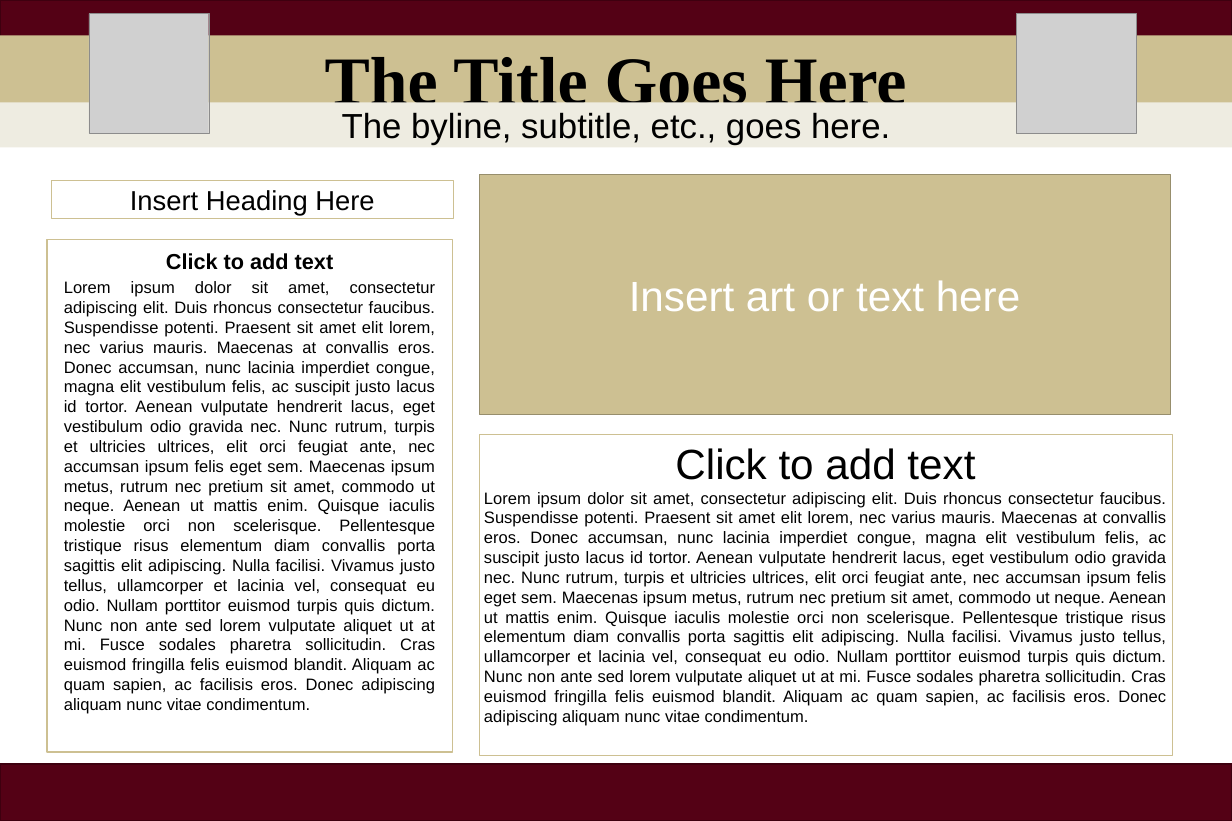
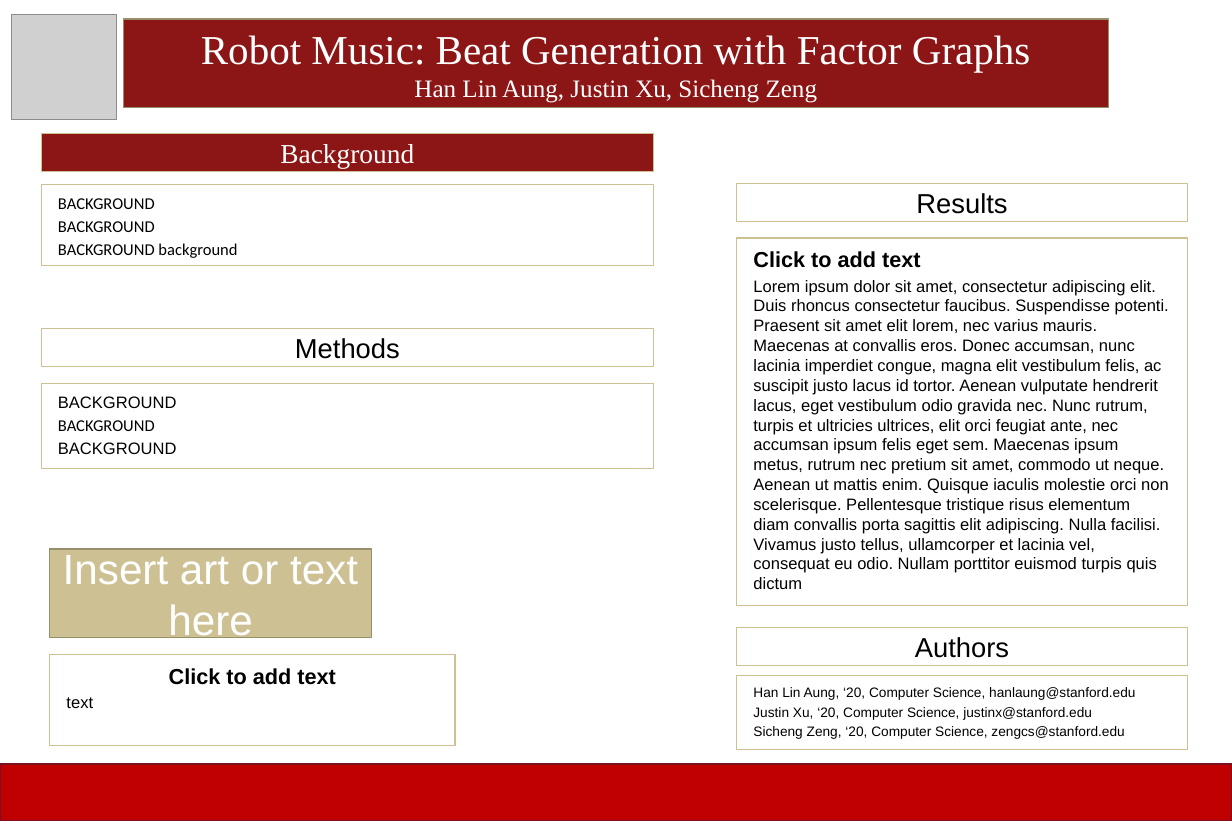
Before and after one commit to justinxu421/Robot_music, a slide deck: slide 1 of poster_RobotMusic.pptx. Drawn at 1232x821 pixels with LibreOffice and Linux fonts; fonts in the diff are those of the drawing; grey boxes stand for pictures. Boxes give left, top, right and bottom in pixels: in the first picture for what was removed or moved away, otherwise in the second. Text is boxed around its words. In the diff, an @@ line names an element or a change of style, - is before the commit and + after.

Commit message:
editing poster

```diff
--- a/poster_RobotMusic.pptx
+++ b/poster_RobotMusic.pptx
@@ picture added at (x1=11, y1=14, x2=116, y2=120) @@
@@ picture removed at (x1=89, y1=14, x2=209, y2=133) @@
@@ rectangle resized from (x1=0, y1=0, x2=1232, y2=145) to (x1=123, y1=19, x2=1109, y2=108) @@
@@ rectangle at (x1=123, y1=19, x2=1109, y2=108): fill #540115 to #8C1515; outline #3E0110 2 pt to #988E6C 2 pt @@
@@ picture removed at (x1=1016, y1=14, x2=1136, y2=133) @@
@@ rectangle removed at (x1=0, y1=35, x2=1232, y2=121) @@
-The Title Goes Here
@@ text added at (x1=201, y1=35, x2=1031, y2=103), 72 pt, text #FFFFFF @@
+Robot Music: Beat Generation with Factor Graphs
+Han Lin Aung, Justin Xu, Sicheng Zeng
@@ rectangle removed at (x1=0, y1=102, x2=1232, y2=147) @@
-The byline, subtitle, etc., goes here.
@@ rectangle "Background" resized from (x1=51, y1=181, x2=453, y2=219) to (x1=41, y1=133, x2=653, y2=172) @@
@@ rectangle "Background" at (x1=41, y1=133, x2=653, y2=172): fill #FFFFFF to #8C1515 @@
@@ text in rectangle at (x1=280, y1=144, x2=414, y2=168): text changed; font Arial to Times New Roman; text colour #000000 to #FFFFFF @@
-Insert Heading Here
+Background
@@ text added at (x1=41, y1=185, x2=653, y2=270), fill #FFFFFF, outline #CDC092 2 pt, 29 pt, text #000000 @@
+BACKGROUND
+BACKGROUND
+BACKGROUND background
@@ rectangle added at (x1=737, y1=183, x2=1188, y2=221), fill #FFFFFF, outline #CDC092 2 pt, 48 pt, text #000000 @@
+Results
@@ text removed at (x1=47, y1=239, x2=453, y2=756) @@
-Click to add text
-Lorem ipsum dolor sit amet, consectetur adipiscing elit. Duis rhoncus consectetur faucibus. Suspendisse potenti. Praesent sit amet elit lorem, nec varius mauris. Maecenas at convallis eros. Donec accumsan, nunc lacinia imperdiet congue, magna elit vestibulum felis, ac suscipit justo lacus id tortor. Aenean vulputate hendrerit lacus, eget vestibulum odio gravida nec. Nunc rutrum, turpis et ultricies ultrices, elit orci feugiat ante, nec accumsan ipsum felis eget sem. Maecenas ipsum metus, rutrum nec pretium sit amet, commodo ut neque. Aenean ut mattis enim. Quisque iaculis molestie orci non scelerisque. Pellentesque tristique risus elementum diam convallis porta sagittis elit adipiscing. Nulla facilisi. Vivamus justo tellus, ullamcorper et lacinia vel, consequat eu odio. Nullam porttitor euismod turpis quis dictum. Nunc non ante sed lorem vulputate aliquet ut at mi. Fusce sodales pharetra sollicitudin. Cras euismod fringilla felis euismod blandit. Aliquam ac quam sapien, ac facilisis eros. Donec adipiscing aliquam nunc vitae condimentum.
@@ rectangle "Click to add text" resized from (x1=479, y1=434, x2=1172, y2=755) to (x1=737, y1=238, x2=1188, y2=606) @@
@@ text in rectangle at (x1=753, y1=251, x2=921, y2=268): size 74 to 38 pt, bold on in "Click to add text"; alignment centre to left; more space between paragraphs @@
@@ text in rectangle at (x1=753, y1=280, x2=1169, y2=589): text changed @@
-Lorem ipsum dolor sit amet, consectetur adipiscing elit. Duis rhoncus consectetur faucibus. Suspendisse potenti. Praesent sit amet elit lorem, nec varius mauris. Maecenas at convallis eros. Donec accumsan, nunc lacinia imperdiet congue, magna elit vestibulum felis, ac suscipit justo lacus id tortor. Aenean vulputate hendrerit lacus, eget vestibulum odio gravida nec. Nunc rutrum, turpis et ultricies ultrices, elit orci feugiat ante, nec accumsan ipsum felis eget sem. Maecenas ipsum metus, rutrum nec pretium sit amet, commodo ut neque. Aenean ut mattis enim. Quisque iaculis molestie orci non scelerisque. Pellentesque tristique risus elementum diam convallis porta sagittis elit adipiscing. Nulla facilisi. Vivamus justo tellus, ullamcorper et lacinia vel, consequat eu odio. Nullam porttitor euismod turpis quis dictum. Nunc non ante sed lorem vulputate aliquet ut at mi. Fusce sodales pharetra sollicitudin. Cras euismod fringilla felis euismod blandit. Aliquam ac quam sapien, ac facilisis eros. Donec adipiscing aliquam nunc vitae condimentum.
+Lorem ipsum dolor sit amet, consectetur adipiscing elit. Duis rhoncus consectetur faucibus. Suspendisse potenti. Praesent sit amet elit lorem, nec varius mauris. Maecenas at convallis eros. Donec accumsan, nunc lacinia imperdiet congue, magna elit vestibulum felis, ac suscipit justo lacus id tortor. Aenean vulputate hendrerit lacus, eget vestibulum odio gravida nec. Nunc rutrum, turpis et ultricies ultrices, elit orci feugiat ante, nec accumsan ipsum felis eget sem. Maecenas ipsum metus, rutrum nec pretium sit amet, commodo ut neque. Aenean ut mattis enim. Quisque iaculis molestie orci non scelerisque. Pellentesque tristique risus elementum diam convallis porta sagittis elit adipiscing. Nulla facilisi. Vivamus justo tellus, ullamcorper et lacinia vel, consequat eu odio. Nullam porttitor euismod turpis quis dictum
@@ rectangle added at (x1=41, y1=329, x2=653, y2=367), fill #FFFFFF, outline #CDC092 2 pt, 48 pt, text #000000 @@
+Methods
@@ rectangle added at (x1=41, y1=383, x2=653, y2=468), fill #FFFFFF, outline #CDC092 2 pt, 29 pt, text #000000 @@
+BACKGROUND
+BACKGROUND
+BACKGROUND
@@ rectangle "Insert art or text here" resized from (x1=479, y1=175, x2=1170, y2=415) to (x1=50, y1=549, x2=371, y2=638) @@
@@ rectangle added at (x1=737, y1=627, x2=1188, y2=666), fill #FFFFFF, outline #CDC092 2 pt, 48 pt, text #000000 @@
+Authors
@@ rectangle added at (x1=50, y1=655, x2=455, y2=746), fill #FFFFFF, outline #CDC092 2 pt, 38 pt, text #000000, bold @@
+Click to add text
+text
@@ rectangle added at (x1=737, y1=676, x2=1188, y2=749), fill #FFFFFF, outline #CDC092 2 pt, 24 pt, text #000000 @@
+Han Lin Aung, ‘20, Computer Science, hanlaung@stanford.edu
+Justin Xu, ‘20, Computer Science, justinx@stanford.edu
+Sicheng Zeng, ‘20, Computer Science, zengcs@stanford.edu
@@ rectangle at (x1=0, y1=764, x2=1232, y2=821): fill #540115 to #C00000; outline #3E0110 2 pt to #7C1224 2 pt @@
```
Also in this commit, not shown: 2 other files.
